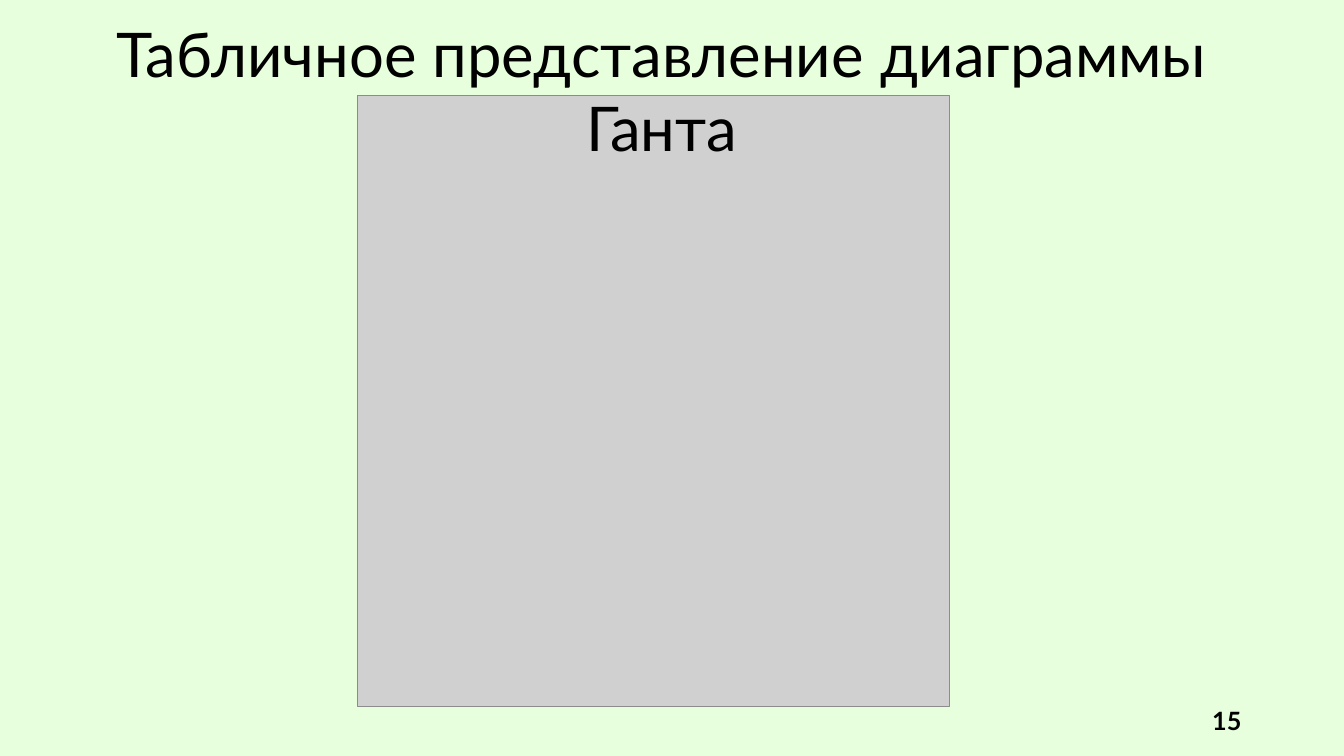
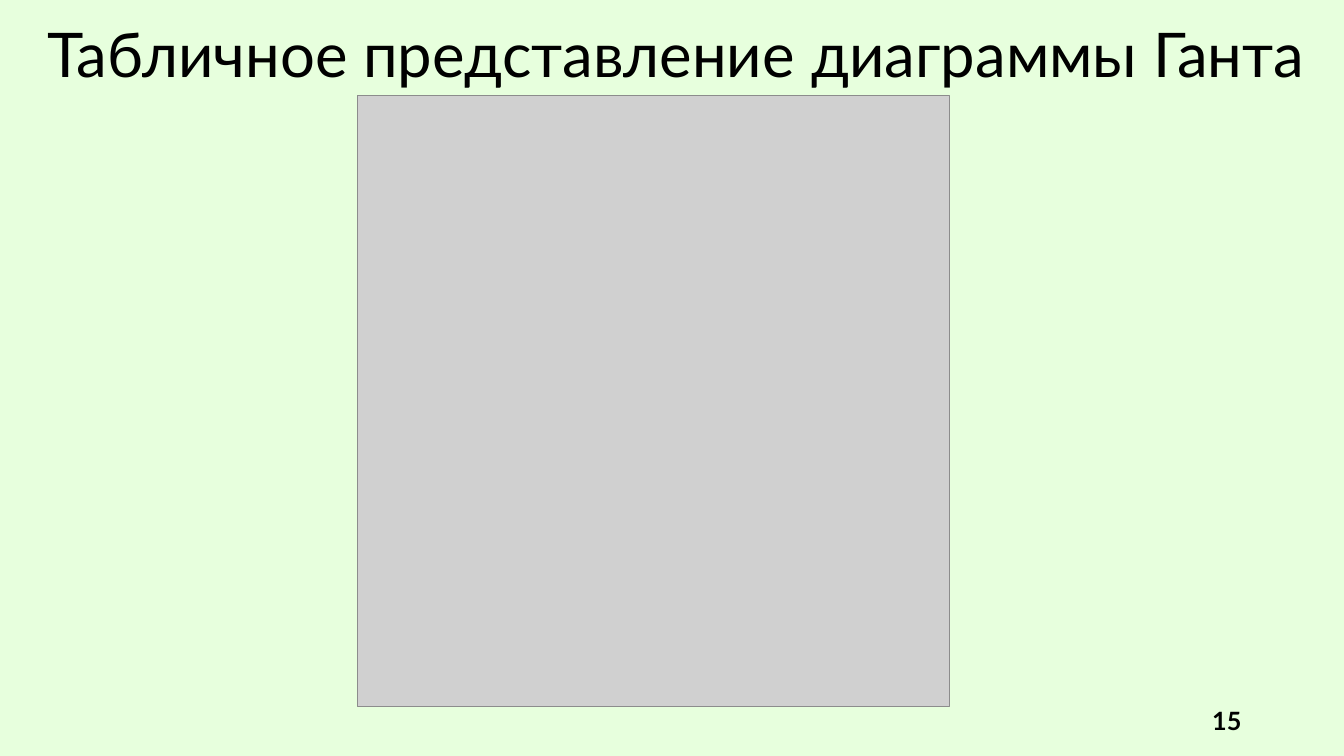
Before and after one commit to R0bari/MessageDeliveryService, a slide deck: slide 15 of Презентация/Сухарев. ВКР.pptx. Drawn at 1344x756 pixels with LibreOffice and Linux fonts; fonts in the diff are those of the drawing; grey boxes stand for pictures. Boxes give left, top, right and bottom in pixels: in the first picture for what was removed or moved away, otherwise in the second. Text is boxed around its words. In the diff, an @@ line names an element or a change of style, - is before the commit and + after.

```diff
--- a/Презентация/Сухарев. ВКР.pptx
+++ b/Презентация/Сухарев. ВКР.pptx
@@ text "Табличное представление диаграммы Ганта" rewrapped from [116, 32, 1207, 152] to [47, 32, 1304, 88] @@
```
Also in this commit, not shown: 4 other slides changed, 1 other file.
